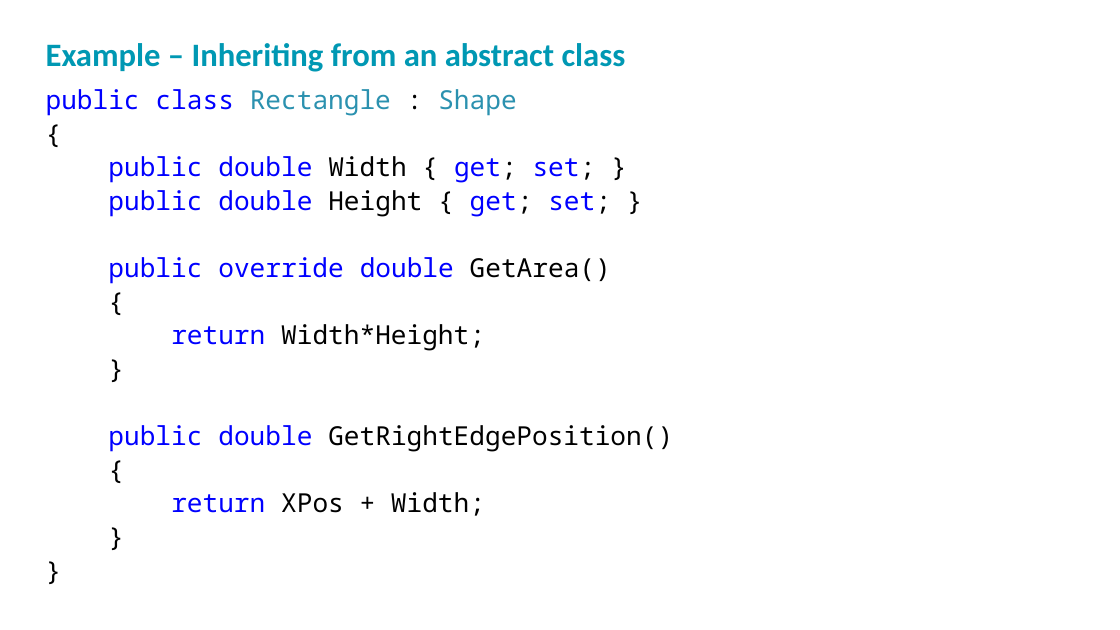
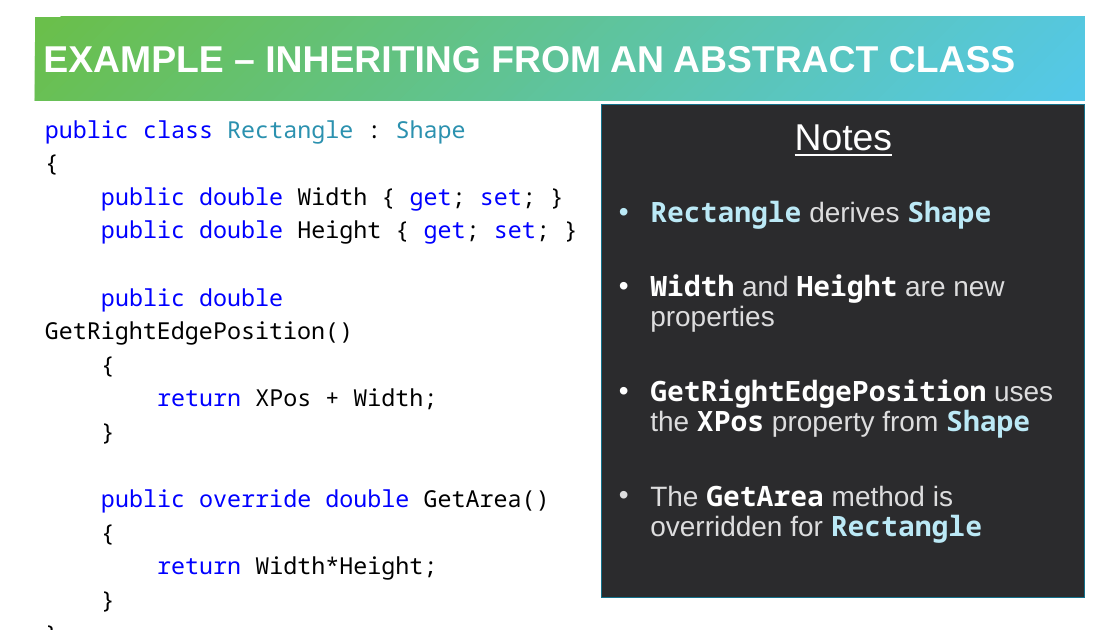
Before and after one commit to hytechclub/cs-102, a slide deck: slide 6 of AbstractClasses/AbstractClasses.pptx. Drawn at 1120x630 pixels with LibreOffice and Linux fonts; fonts in the diff are those of the drawing; background and template pictures are left out. Boxes give left, top, right and bottom in pixels: in the first picture for what was removed or moved away, otherwise in the second. Text is boxed around its words. In the diff, an @@ line names an element or a change of style, - is before the commit and + after.

Commit message:
update abstract methods ppt

```diff
--- a/AbstractClasses/AbstractClasses.pptx
+++ b/AbstractClasses/AbstractClasses.pptx
@@ title "EXAMPLE – INHERITING FROM AN ...": place and size @@
-title "EXAMPLE – INHERITING FROM AN ..." at [46, 43, 626, 72]
+title "EXAMPLE – INHERITING FROM AN ..." at [35, 17, 1086, 101]
@@ title "EXAMPLE – INHERITING FROM AN ..." at [35, 17, 1086, 101]: vertical alignment top to middle; fill none to gradient #6ABF4B to #54C8E8 @@
@@ title at [43, 46, 1015, 73]: text changed; size 28 to 32 pt; font Calibri to Arial; text colour #0098B2 to #FFFFFF @@
-Example – Inheriting from an abstract class
+EXAMPLE – INHERITING FROM AN ABSTRACT CLASS
@@ text at [45, 120, 550, 580]: paragraph removed @@
-}
@@ text "public class Rectangle : Shape": place and size @@
-text "public class Rectangle : Shape" at [46, 89, 673, 516]
+text "public class Rectangle : Shape" at [45, 120, 550, 580]
@@ rectangle added at [602, 105, 1086, 598], fill #2B2B2D, outline #13718B 0.75 pt, 24 pt, text #DDDDDE @@
+Notes
+• Rectangle derives Shape
+• Width and Height are new properties
+• GetRightEdgePosition uses the XPos property from Shape
+• The GetArea method is overridden for Rectangle
@@ text at [45, 120, 550, 580]: size 22.4 to 20 pt in "public class Rectangle : Shape", "{", "public double Width { get; set; }", "public double Height { get; set; }" and 5 more places; line spacing 0.7 to 1.2; less space between paragraphs @@
@@ text at [45, 288, 437, 410]: paragraphs added @@
+public double GetRightEdgePosition()
+{
+return XPos + Width;
+}
@@ text at [108, 425, 673, 516]: paragraphs removed @@
-public double GetRightEdgePosition()
-{
-return XPos + Width;
```
Also in this commit, not shown: 4 other slides changed.
